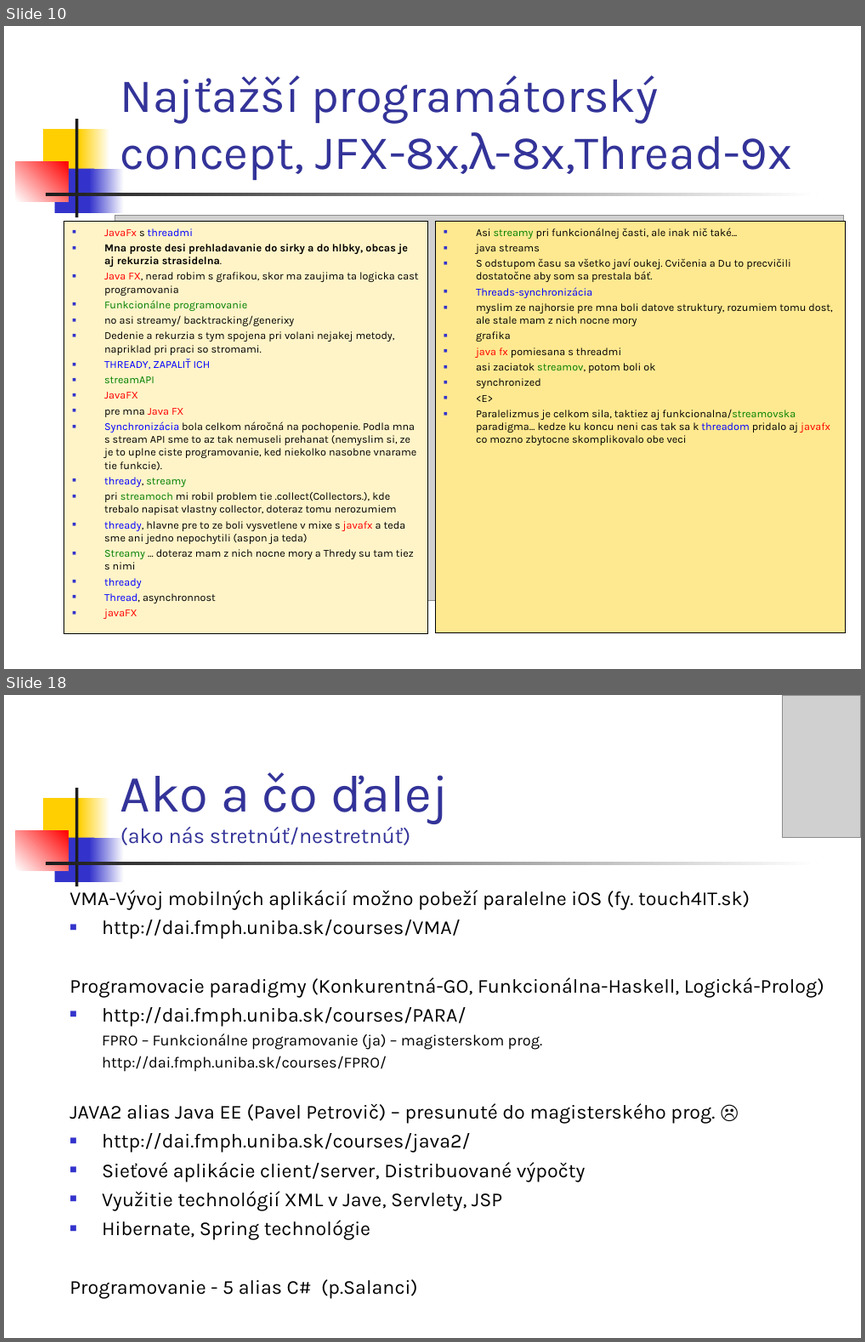
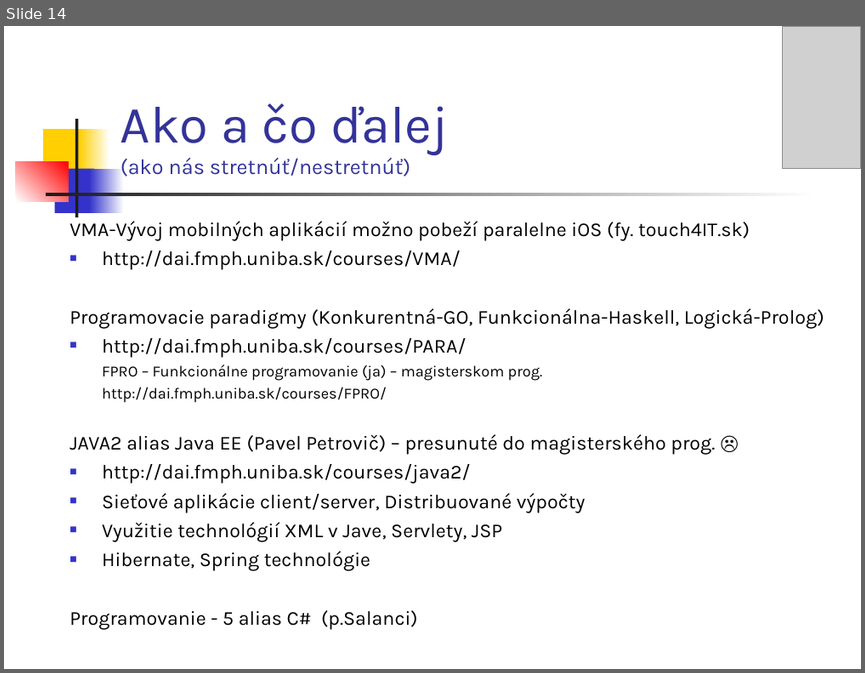
Before and after one commit to Programovanie4/Prednasky, a slide deck: 13/grandfinale.ppt. Shown one above the other, each under a label of ours: slides 10 and 18 before the commit, slide 14 after it; the slides between them are not shown. The pictures are 865x1342 and 865x673 pixels, drawn with LibreOffice and Linux fonts; fonts in the diff are those of the drawing; grey boxes stand for pictures. Boxes give left, top, right and bottom in pixels: in the first picture for what was removed or moved away, otherwise in the second. Text is boxed around its words. In the diff, an @@ line names an element or a change of style, - is before the commit and + after.

```diff
--- a/13/grandfinale.ppt
+++ b/13/grandfinale.ppt
@@ slide 10 removed at bbox=[4, 26, 861, 669], background #FFFFFF; not listed: 7 template elements that a slide beside it also shows @@
@@ title removed at bbox=[120, 75, 792, 180] @@
-Najťažší programátorský concept, JFX-8x,λ-8x,Thread-9x
@@ rectangle removed at bbox=[64, 222, 428, 634] @@
-■ JavaFx s threadmi
-■ Mna proste desi prehladavanie do sirky a do hlbky, obcas je aj rekurzia strasidelna.
-■ Java FX, nerad robim s grafikou, skor ma zaujima ta logicka cast programovania
-■ Funkcionálne programovanie
-■ no asi streamy/ backtracking/generixy
-■ Dedenie a rekurzia s tym spojena pri volani nejakej metody, napriklad pri praci so stromami.
-■ THREADY, ZAPALIŤ ICH
-■ streamAPI
-■ JavaFX
-■ pre mna Java FX
-■ Synchronizácia bola celkom náročná na pochopenie. Podla mna s stream API sme to az tak nemuseli prehanat (nemyslim si, ze je to uplne ciste programovanie, ked niekolko nasobne vnarame tie funkcie).
-■ thready, streamy
-■ pri streamoch mi robil problem tie .collect(Collectors.), kde trebalo napisat vlastny collector, doteraz tomu nerozumiem
-■ thready, hlavne pre to ze boli vysvetlene v mixe s javafx a teda sme ani jedno nepochytili (aspon ja teda)
-■ Streamy ... doteraz mam z nich nocne mory a Thredy su tam tiez s nimi
-■ thready
-■ Thread, asynchronnost
-■ javaFX
@@ picture removed at bbox=[114, 216, 843, 601] @@
@@ rectangle removed at bbox=[435, 222, 845, 633] @@
-■ Asi streamy pri funkcionálnej časti, ale inak nič také...
-■ java streams
-■ S odstupom času sa všetko javí oukej. Cvičenia a Du to precvičili dostatočne aby som sa prestala báť.
-■ Threads-synchronizácia
-■ myslim ze najhorsie pre mna boli datove struktury, rozumiem tomu dost, ale stale mam z nich nocne mory
-■ grafika
-■ java fx pomiesana s threadmi
-■ asi zaciatok streamov, potom boli ok
-■ synchronized
-■ <E>
-■ Paralelizmus je celkom sila, taktiez aj funkcionalna/streamovska paradigma... kedze ku koncu neni cas tak sa k threadom pridalo aj javafx co mozno zbytocne skomplikovalo obe veci
@@ what was slide 18 is now slide 14 @@
```
Also in this commit, not shown: 4 slides changed, 11 slides added, 15 other slides removed, 5 other files.
